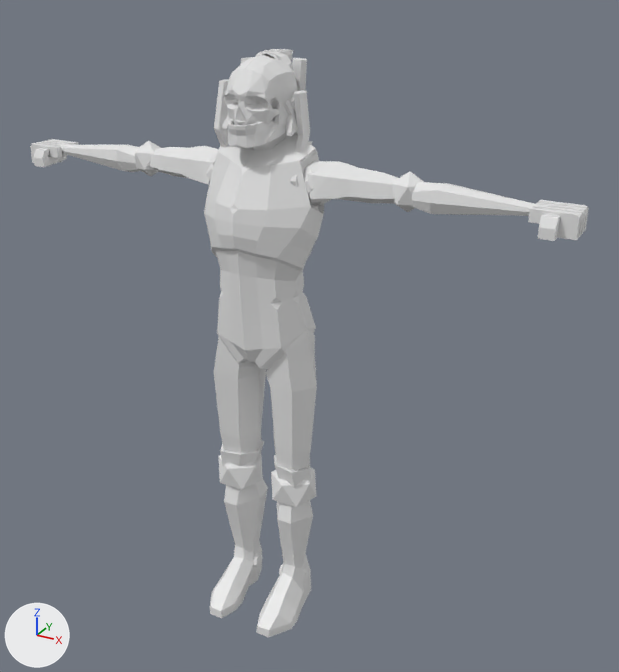
The FBX model Assets/Characters/PadlaLong/Padla_long.fbx as it was, and as the next commit left it.
Before and after are seen from a 50 mm lens placed at (2.68, -4.29, 4.21), pointed at (0.2, 0.23, 1.95). Every picture has the same lights, and +X, +Y and +Z are marked at lower left. Where no turn or scale is listed for an object, it has been applied to the vertices. Vertices at the same position are counted once.

Objects in the first picture: 'PadlaLong_mesh'.
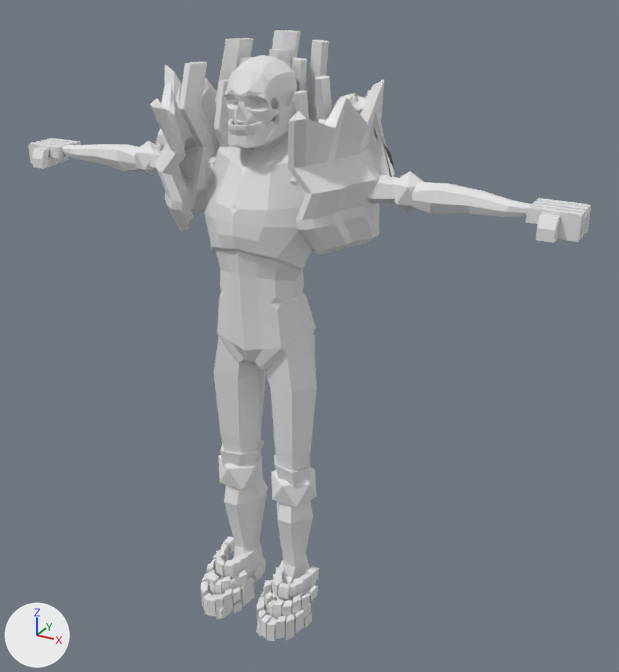
What the commit changed:
me_mesh_003 is used by ob_padlalong_mesh; location (0.0, -0.018, 0.005).
me_mesh_003 had 1633 vertices, 1652 faces and spanned x -1.86..1.86, y -0.42..0.65, z -0.06..3.73.
me_mesh_003 now has 3025 vertices, 3348 faces and spans x -1.87..1.87, y -0.44..0.65, z -0.06..3.82.
me_mesh_003 part 1: the loose piece of 24 vertices spanning x 0.19..0.28, y -0.07..0.19, z 2.8..3.52 is copied, and the copy is scaled about its middle by (1.13, 1.13, 0.928), then moved by (0.18, -0.07, 0.12); it spans x 0.36..0.47, y -0.16..0.14, z 2.95..3.62.
me_mesh_003 part 2: the loose piece of 24 vertices spanning x -0.14..0.14, y 0.22..0.3, z 2.8..3.72 is copied, and the copy is scaled about its middle by (1.13, 1.13, 0.928), then moved by (0.0, 0.08, 0.13); it spans x -0.16..0.16, y 0.3..0.38, z 2.96..3.82.
me_mesh_003 part 3: the loose piece of 24 vertices spanning x -0.29..-0.19, y -0.06..0.19, z 2.76..3.55 is copied, and the copy is scaled about its middle by (1.13, 1.13, 0.928), then moved by (-0.18, -0.07, 0.12); it spans x -0.47..-0.36, y -0.15..0.13, z 2.92..3.65.
me_mesh_003 part 4: the loose piece of 24 vertices spanning x 0.04..0.28, y 0.1..0.31, z 2.83..3.68 is copied, and the copy is scaled about its middle by (1.13, 1.13, 0.928), then moved by (0.12, 0.03, 0.13); it spans x 0.14..0.41, y 0.12..0.36, z 2.99..3.78.
me_mesh_003 part 5: the loose piece of 24 vertices spanning x -0.28..-0.04, y 0.1..0.31, z 2.81..3.67 is copied, and the copy is scaled about its middle by (1.13, 1.13, 0.928), then moved by (-0.12, 0.03, 0.13); it spans x -0.41..-0.13, y 0.12..0.36, z 2.97..3.77.
me_mesh_003 part 6: the loose piece of 86 vertices spanning x -0.24..0.24, y -0.04..0.22, z 3.29..3.73 is deleted.
me_mesh_003 part 7: 80 vertices moved from x -0.29..0.29, y -0.05..0.08, z 0.11..0.23 to x -0.31..0.31, y -0.04..0.17, z -0.05..0.16; 528 vertices added at x -0.42..0.42, y -0.44..0.05, z -0.06..0.28.
me_mesh_003 part 8: 401 vertices added at x 0.34..0.82, y -0.38..0.59, z 2.66..3.62.
me_mesh_003 part 9: 401 vertices added at x -0.82..-0.34, y -0.38..0.59, z 2.66..3.62.
me_mesh_003 part 10: 103 vertices moved from x 1.61..1.86, y -0.07..0.21, z 2.9..3.04 to x 1.6..1.87, y -0.08..0.22, z 2.89..3.05; 6 vertices removed from x 1.74, y 0.06..0.11, z 2.97..3.03; 20 vertices added at x 1.27..1.73, y 0.0..0.19, z 2.94..3.08.
me_mesh_003 part 11: 103 vertices moved from x -1.86..-1.61, y -0.07..0.21, z 2.9..3.04 to x -1.87..-1.6, y -0.08..0.22, z 2.89..3.05; 6 vertices removed from x -1.74, y 0.06..0.11, z 2.97..3.03; 20 vertices added at x -1.73..-1.27, y 0.0..0.19, z 2.94..3.08.

Pixel boxes [x1, y1, x2, y2] of what changed, in the pictures (619 x 672 px; the box of a moved part takes in the faces that stretch with it):
'PadlaLong_mesh', reshaped
    before: [30, 49, 589, 637]
    after: [28, 30, 591, 641]
part 1 of me_mesh_003, added
    after: [315, 76, 332, 124]
part 2 of me_mesh_003, added
    after: [272, 30, 301, 69]
part 3 of me_mesh_003, added
    after: [179, 62, 219, 190]
part 4 of me_mesh_003, added
    after: [308, 40, 329, 122]
part 5 of me_mesh_003, added
    after: [215, 38, 254, 104]
part 6 of me_mesh_003, deleted
    before: [222, 50, 298, 136]
part 7 of me_mesh_003, built on
    before: [253, 552, 308, 583]
    after: [200, 536, 319, 641]
part 8 of me_mesh_003, added
    after: [288, 79, 395, 255]
part 9 of me_mesh_003, added
    after: [150, 65, 220, 231]
part 10 of me_mesh_003, moved or reshaped
    before: [528, 200, 589, 241]
    after: [430, 184, 591, 243]
part 11 of me_mesh_003, moved or reshaped
    before: [30, 139, 79, 167]
    after: [28, 138, 128, 171]
